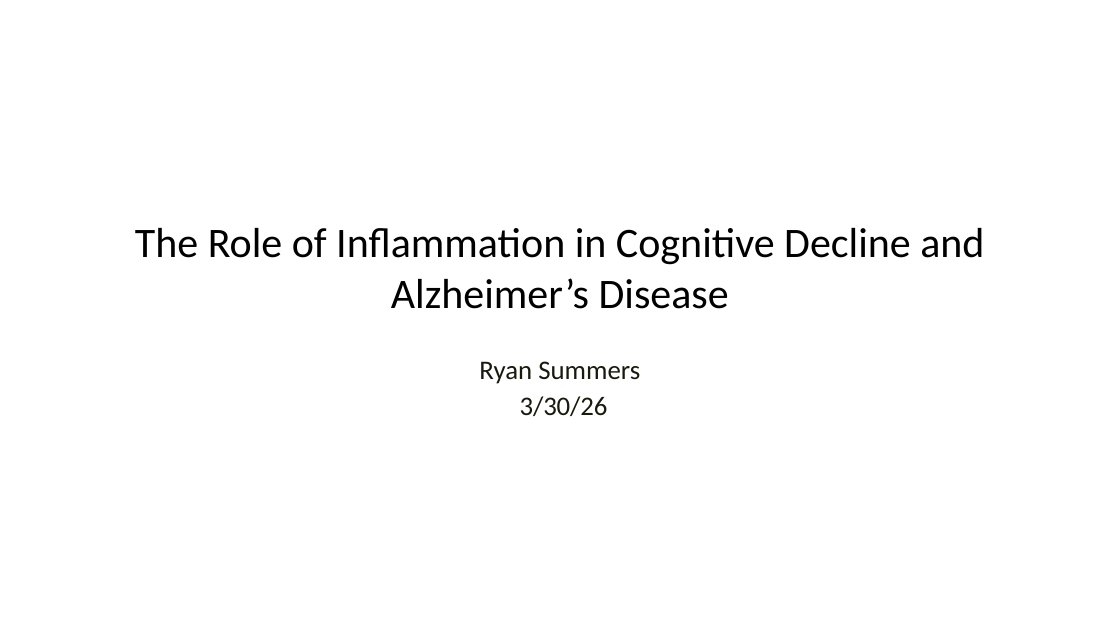
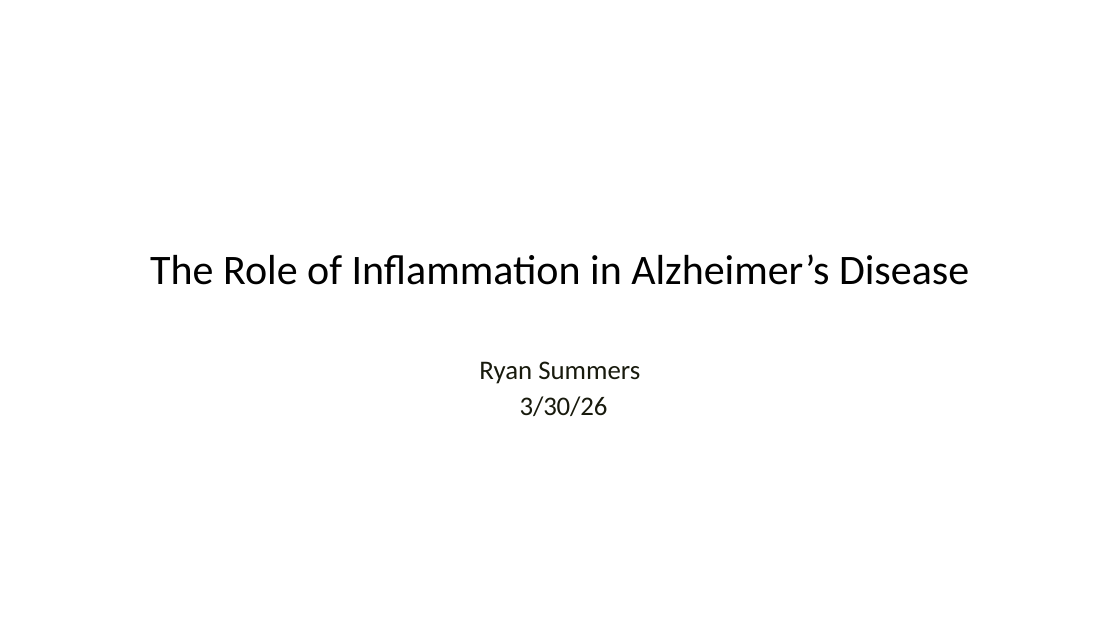
Before and after one commit to rysummers/BIOS6624-Class, a slide deck: slide 1 of Project2/Reports/Project2_Presentation_summers.pptx. Drawn at 1120x630 pixels with LibreOffice and Linux fonts; fonts in the diff are those of the drawing; background and template pictures are left out. Boxes give left, top, right and bottom in pixels: in the first picture for what was removed or moved away, otherwise in the second. Text is boxed around its words. In the diff, an @@ line names an element or a change of style, - is before the commit and + after.

```diff
--- a/Project2/Reports/Project2_Presentation_summers.pptx
+++ b/Project2/Reports/Project2_Presentation_summers.pptx
@@ text at bbox=[150, 254, 969, 285]: text changed @@
-The Role of Inflammation in Cognitive Decline and Alzheimer’s Disease
+The Role of Inflammation in Alzheimer’s Disease
```
Also in this commit, not shown: 4 other slides changed, 1 slide added, 2 slides removed, 7 other files.
